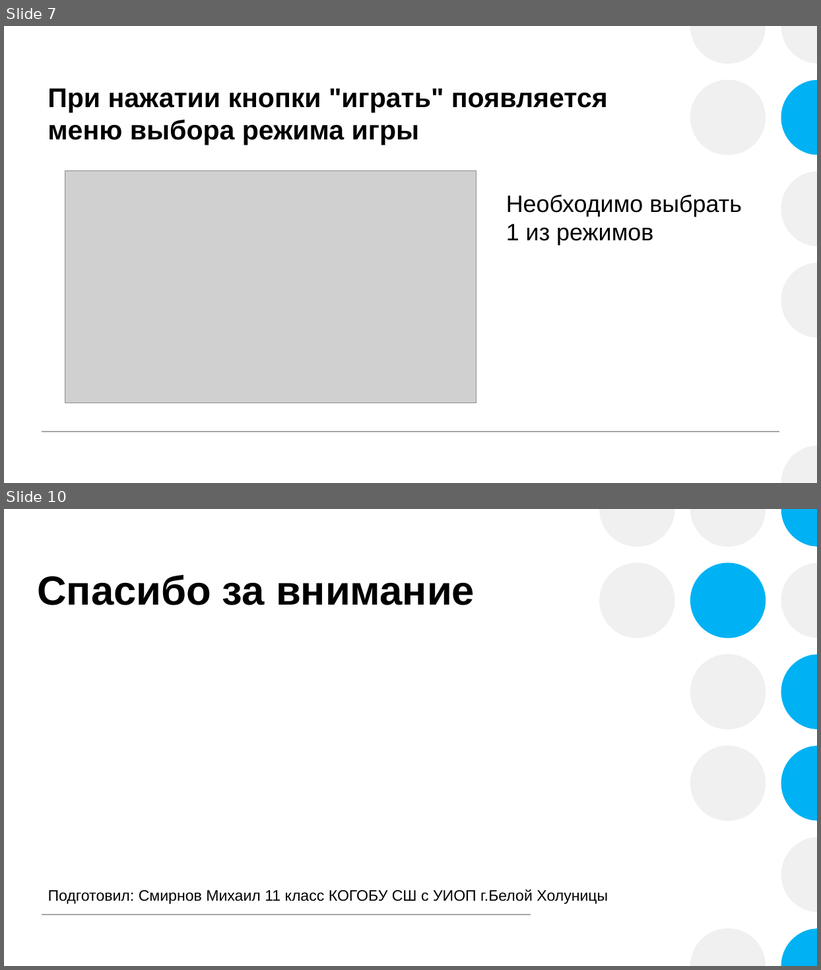
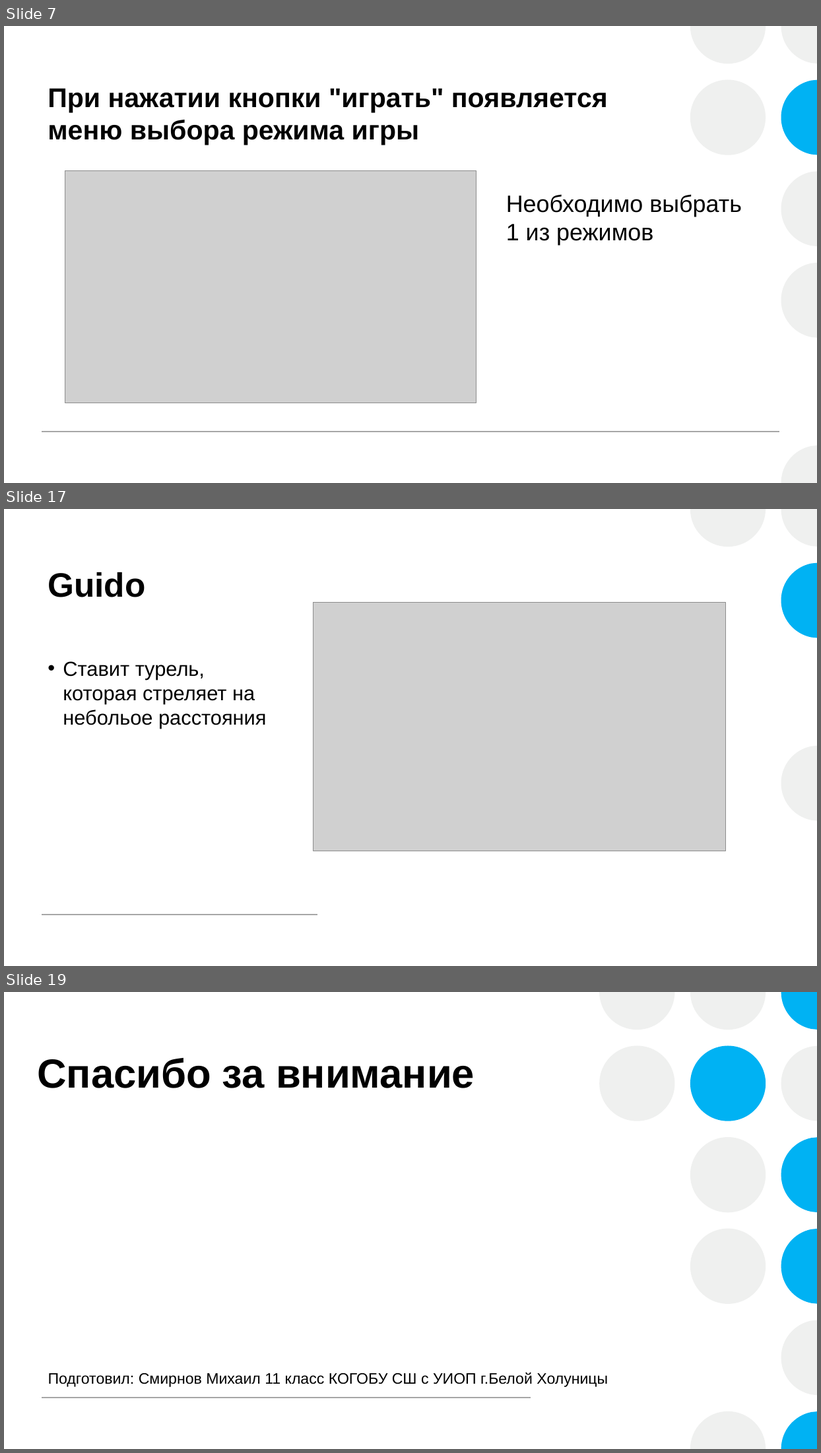
Before and after one commit to Lucian-y02/Quad-Mayhem, a slide deck: Проект pygame.pptx. Shown one above the other, each under a label of ours: slides 7 and 10 before the commit, slides 7, 17 and 19 after it; the slides between them are not shown. The pictures are 821x970 and 821x1453 pixels, drawn with LibreOffice and Linux fonts; fonts in the diff are those of the drawing; grey boxes stand for pictures. Boxes give left, top, right and bottom in pixels: in the first picture for what was removed or moved away, otherwise in the second. Text is boxed around its words. In the diff, an @@ line names an element or a change of style, - is before the commit and + after.

```diff
--- a/Проект pygame.pptx
+++ b/Проект pygame.pptx
@@ slide 17 added at box(4, 509, 817, 966), background #FFFFFF; not listed: 2 template elements that a slide beside it also shows @@
@@ rectangle added at box(4, 509, 817, 966), fill #FFFFFF @@
@@ group added at box(690, 509, 817, 821): 4 freeform shapes @@
@@ group added at box(599, 509, 817, 966): 8 freeform shapes @@
@@ title added at box(48, 572, 145, 597), 40 pt, text #000000, bold @@
+Guido
@@ picture added at box(314, 602, 725, 851) @@
@@ text added at box(63, 661, 266, 729), 24 pt, text #000000 @@
+• Ставит турель, которая стреляет на небольое расстояния
@@ line added from (42, 916) to (318, 916), #A6A6A6 1 pt @@
@@ what was slide 10 is now slide 19 @@
```
Also in this commit, not shown: 3 slides changed, 8 other slides added.
